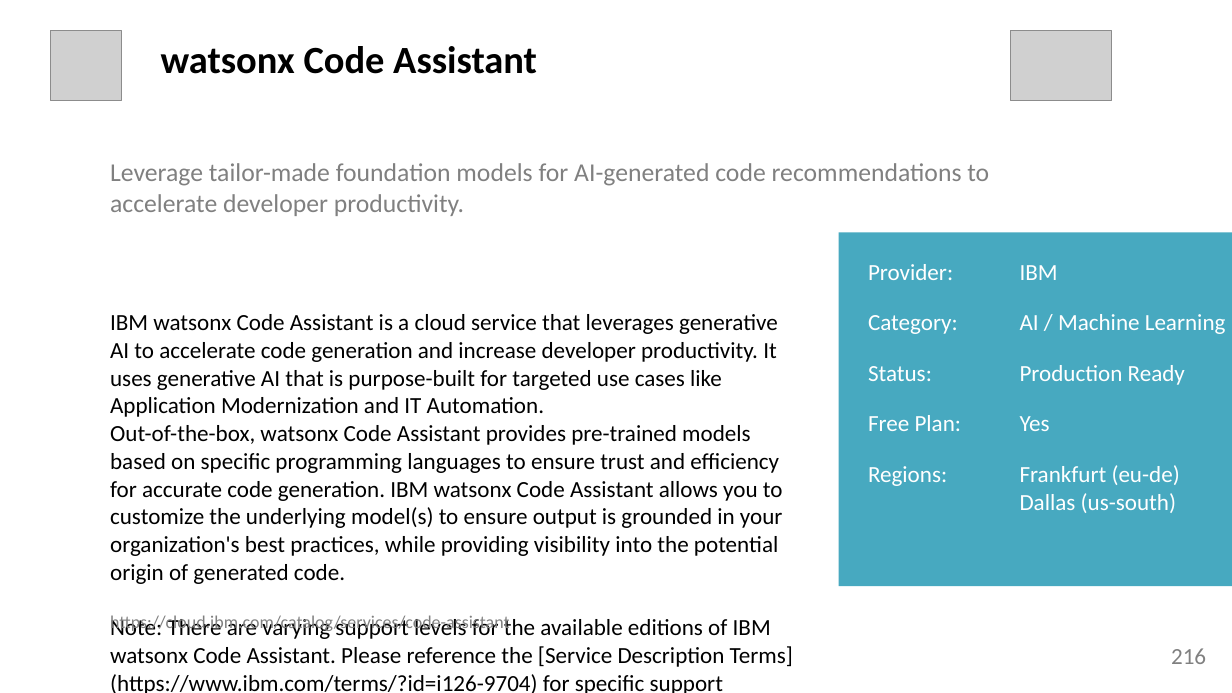
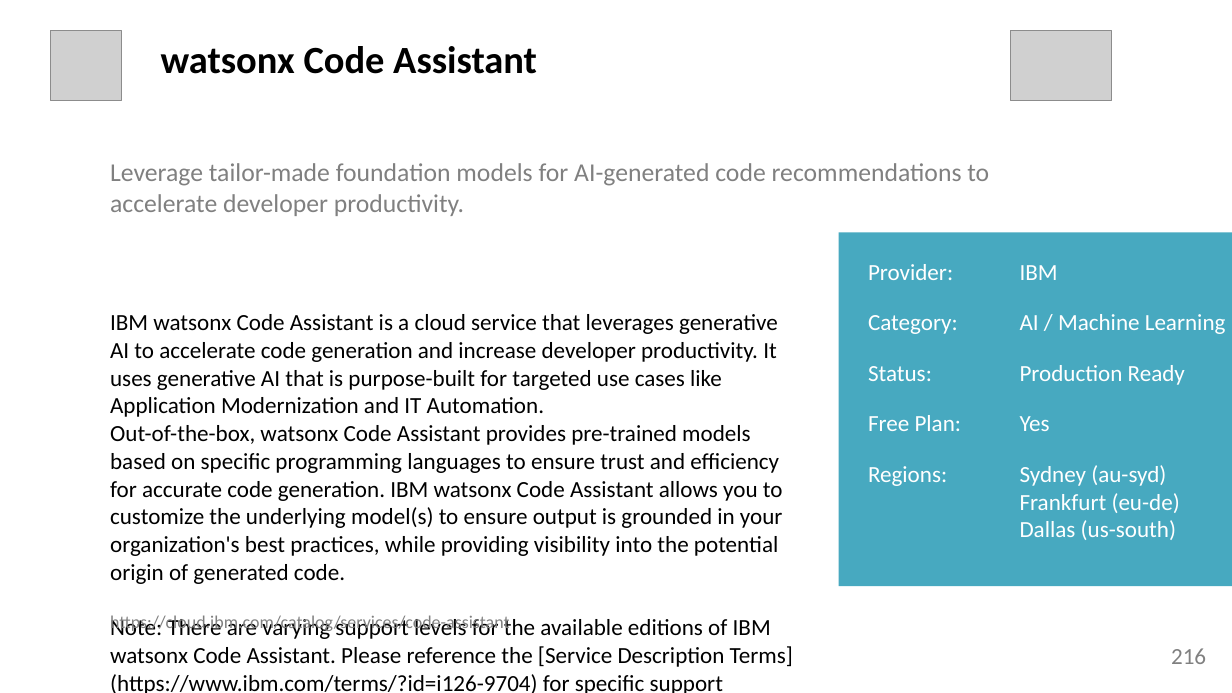
Before and after one commit to l2fprod/mycatalog, a slide deck: slide 216 of docs/generated/mycatalog.pptx. Drawn at 1232x693 pixels with LibreOffice and Linux fonts; fonts in the diff are those of the drawing; grey boxes stand for pictures. Boxes give left, top, right and bottom in pixels: in the first picture for what was removed or moved away, otherwise in the second. Text is boxed around its words. In the diff, an @@ line names an element or a change of style, - is before the commit and + after.

```diff
--- a/docs/generated/mycatalog.pptx
+++ b/docs/generated/mycatalog.pptx
@@ text at box(1020, 465, 1180, 540): text changed @@
-Frankfurt (eu-de) Dallas (us-south)
+Sydney (au-syd) Frankfurt (eu-de) Dallas (us-south)
```
Also in this commit, not shown: 1 other slide changed, 8 other files.
